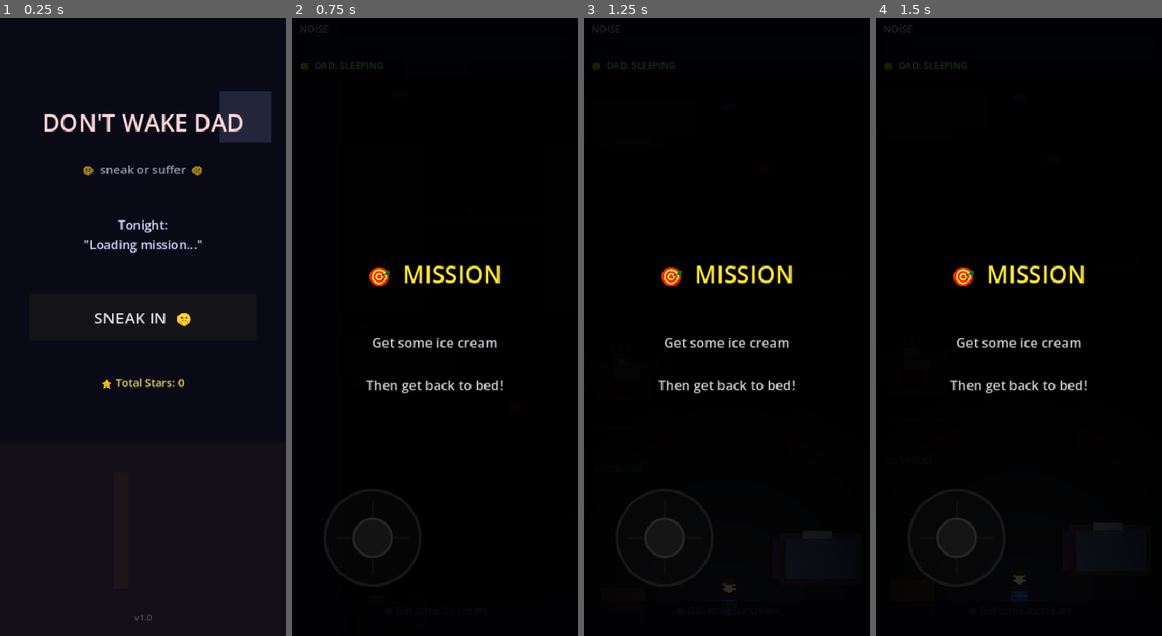
Above: before the commit, frames 1-4 (left to right).
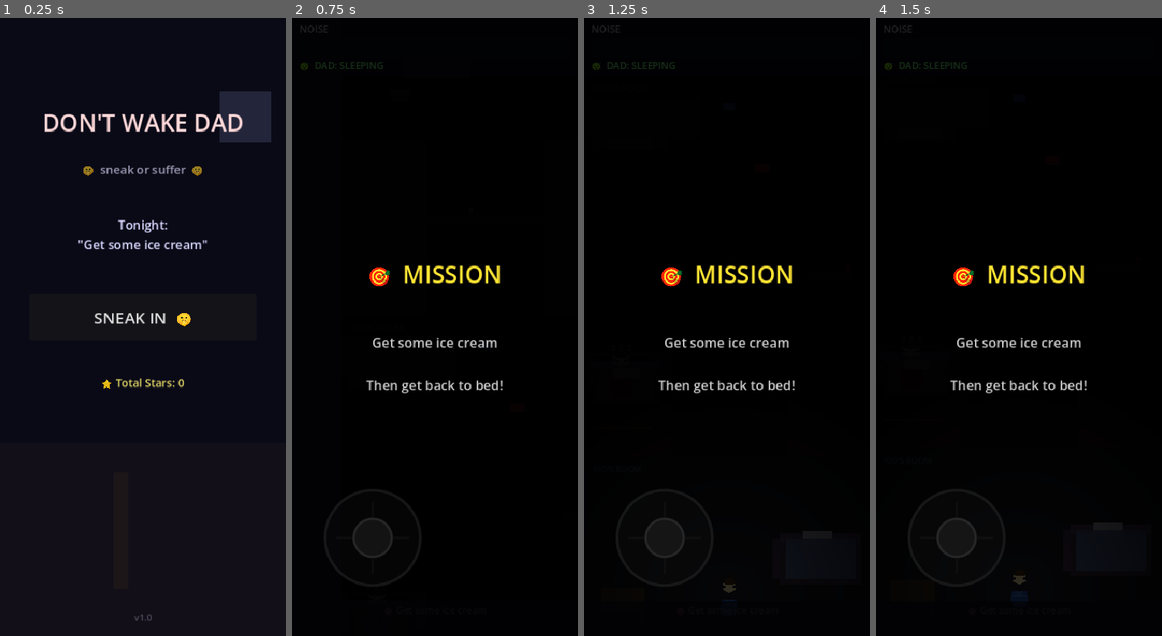
Above: after the commit, the same moments.

Repository: whitzytraiding-max/Game-idea
Game: Godot game, scene res://scenes/main_menu.tscn
Same seed, same stepped clock (60 frames per second), same inputs: the game is played once before the commit and once after it. Sound files missing from this copy of the repository are replaced by a short silence.
Inputs (mouse positions are in pixels of both pictures, inside the frame that each line leads up to):
- Up to frame 1 (0.25 s): no input
- Up to frame 2 (0.75 s): click "SNEAK IN 🤫" at 0.5 s
- Up to frame 3 (1.25 s): no input
- Up to frame 4 (1.5 s): move the mouse to (1081, 296) at 1.27 s; click (1081, 296) at 1.42 s

The runs differ from the first frame. In frame 1, 0.4% of the frame differs, in the area x 27-73%, y 35-38%; in frame 2, nothing differs; in frame 3, nothing differs; in frame 4, nothing differs.
Error before the commit: Invalid access to property or key 'OBJECTIVES' on a base object of type 'Node (GameManager.gd)'. (res://scripts/main_menu.gd:29)

Commit message:
Fix main_menu.gd: OBJECTIVES renamed to OBJECTIVES_L1 + L2

Diff:
--- a/dont-wake-dad/scripts/main_menu.gd
+++ b/dont-wake-dad/scripts/main_menu.gd
@@ -26,7 +26,7 @@
 		_ambience.finished.connect(func(): if _ambience: _ambience.play())
 
 func _refresh_ui() -> void:
-	var obj_pool: Array = GameManager.OBJECTIVES
+	var obj_pool: Array = GameManager.OBJECTIVES_L1 + GameManager.OBJECTIVES_L2
 	var preview: String = obj_pool[randi() % obj_pool.size()]
 	if _mission_label:
 		_mission_label.text = "Tonight:\n\"" + preview + "\""
